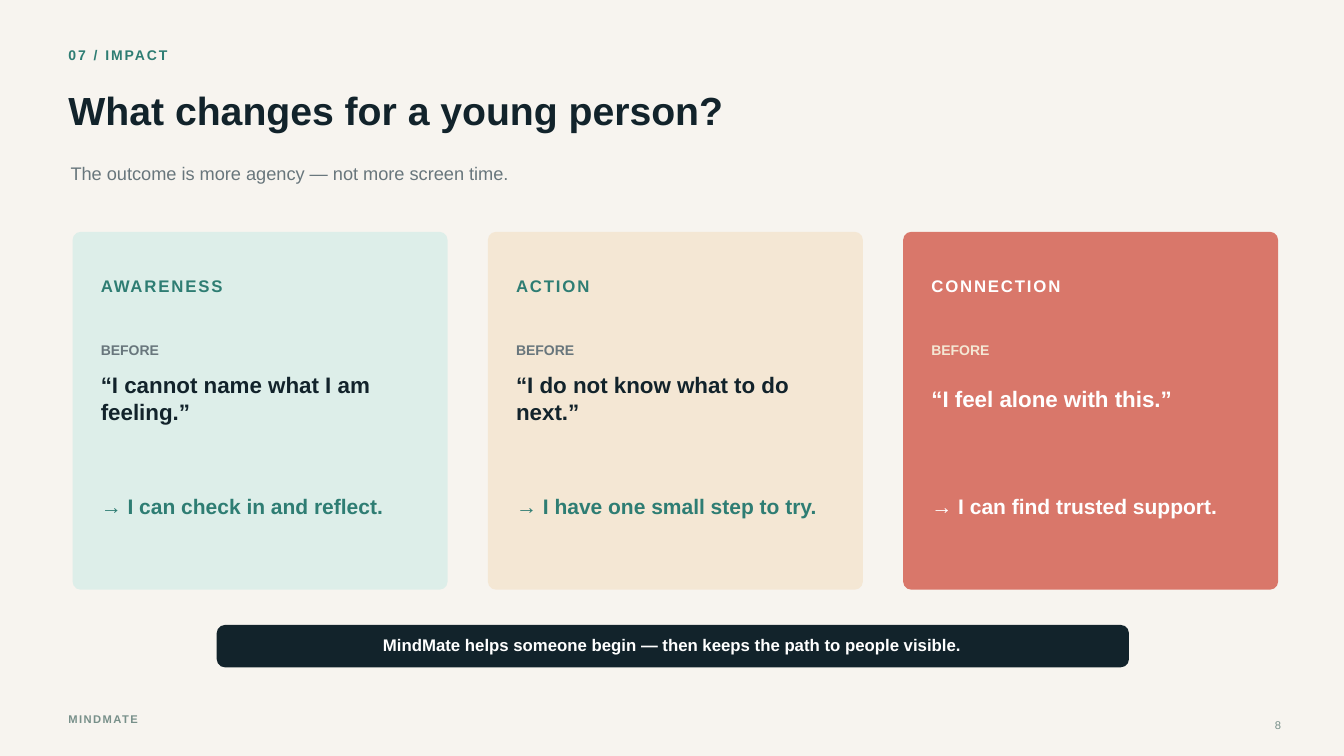
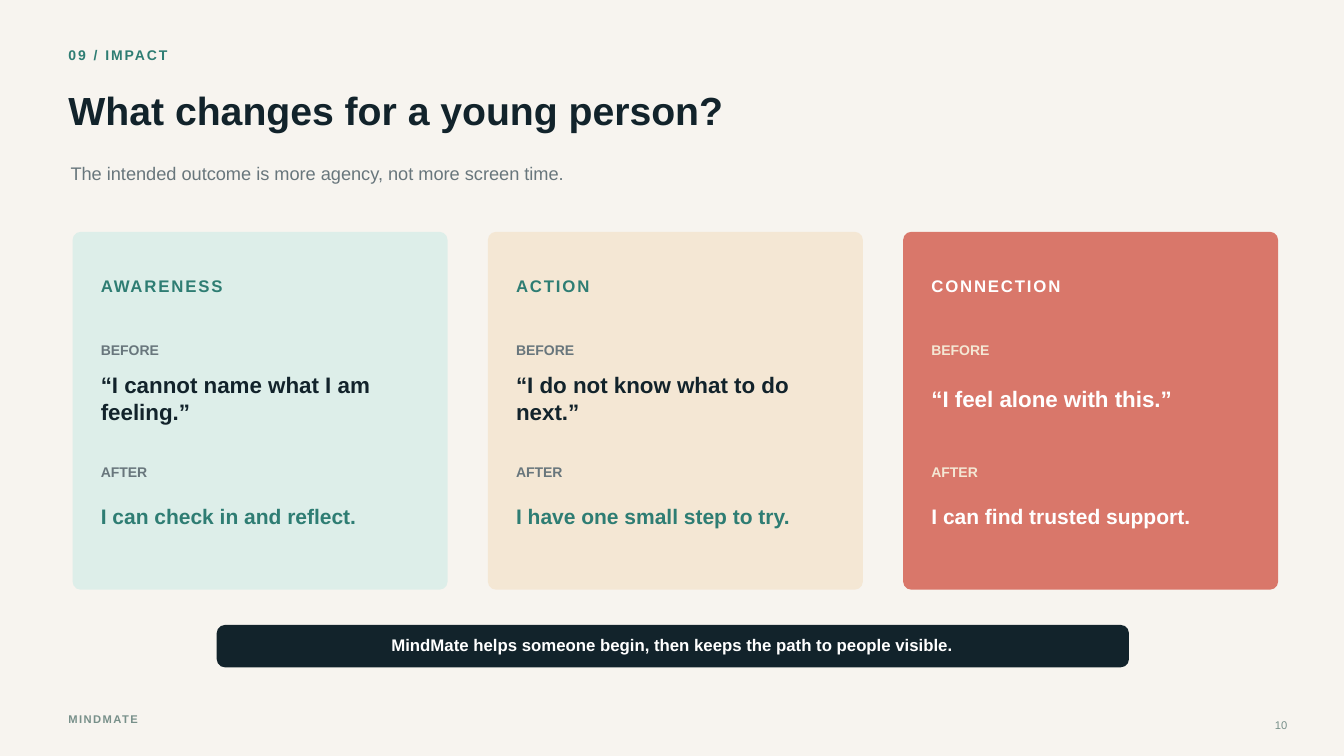
Before and after one commit to Tor3x-Coder/mindmate, a slide deck: slide 10 of presentation/MindMate_Competition_Presentation.pptx (slide 8 before the commit). Drawn at 1344x756 pixels with LibreOffice and Linux fonts; fonts in the diff are those of the drawing. Boxes give left, top, right and bottom in pixels: in the first picture for what was removed or moved away, otherwise in the second. Text is boxed around its words. In the diff, an @@ line names an element or a change of style, - is before the commit and + after.

```diff
--- a/presentation/MindMate_Competition_Presentation.pptx
+++ b/presentation/MindMate_Competition_Presentation.pptx
@@ text at (69, 42, 653, 67): text changed @@
-07 / IMPACT
+09 / IMPACT
@@ text at (71, 167, 563, 184): text changed @@
-The outcome is more agency — not more screen time.
+The intended outcome is more agency, not more screen time.
@@ text added at (101, 467, 148, 477), 10 pt, text #68767C, bold @@
+AFTER
@@ text added at (516, 467, 563, 477), 10 pt, text #68767C, bold @@
+AFTER
@@ text added at (931, 467, 978, 477), 10 pt, text #F4E7D4, bold @@
+AFTER
@@ text at (101, 509, 356, 524): text changed @@
-→ I can check in and reflect.
+I can check in and reflect.
@@ text at (516, 508, 789, 528): text changed @@
-→ I have one small step to try.
+I have one small step to try.
@@ text at (931, 509, 1190, 528): text changed @@
-→ I can find trusted support.
+I can find trusted support.
@@ text at (473, 639, 952, 655): text changed @@
-MindMate helps someone begin — then keeps the path to people visible.
+MindMate helps someone begin, then keeps the path to people visible.
@@ page number at (1275, 721, 1287, 729): text changed @@
-8
+10
```
Also in this commit, not shown: 4 other slides changed, 6 slides added, 5 slides removed.
